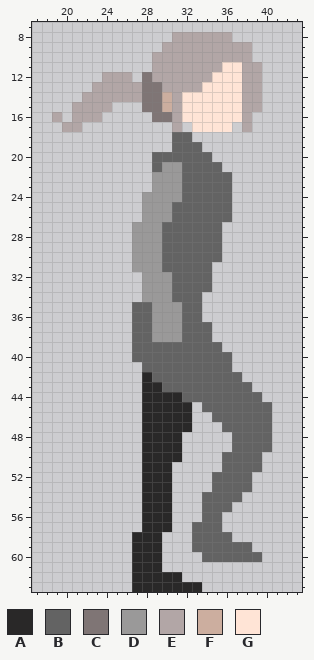
Two states of a pixel-art sprite, witchhunt/sprites/sp_witch_stand_right/78257136-cb6f-41fe-8560-b580d6820c25.png. Above is the file before it was changed.
The file is 64x64 pixels. Shown: x 17..43, y 7..63.
Palette (. is transparent): A #292828  B #636363  C #7f7575  D #9a9999  E #b2a6a6  F #ccae9f  G #ffe4d6
Pixels before, first column x 19:
 8 ............EEEEEE....
 9 ...........EEEEEEEEE..
10 ..........EEEEEEEEEE..
11 ..........EEEEEEEGGEE.
12 .....EEE.CEEEEEEGGGEE.
13 ....EEEEECCEEEEGGGGEE.
14 ...EEEEEECCFEGGGGGGEE.
15 ..EEEE...CCFEGGGGGGEE.
16 E.EEE.....CCEGGGGGGE..
17 .EE.........E.GGGG.E..
18 ............BB........
19 ............BBB.......
20 ..........BBBBBB......
21 ..........BDDBBBB.....
22 ..........DDDBBBBB....
23 ..........DDDBBBBB....
24 .........DDDDBBBBB....
25 .........DDDBBBBBB....
26 .........DDDBBBBBB....
27 ........DDDBBBBBB.....
28 ........DDDBBBBBB.....
29 ........DDDBBBBBB.....
30 ........DDDBBBBBB.....
31 ........DDDBBBBB......
32 .........DDDBBBB......
33 .........DDDBBBB......
34 .........DDDBBB.......
35 ........BBDDDBB.......
36 ........BBDDDBB.......
37 ........BBDDDBBB......
38 ........BBDDDBBB......
39 ........BBBBBBBBB.....
40 ........BBBBBBBBBB....
41 .........BBBBBBBBB....
42 .........ABBBBBBBBB...
43 .........AABBBBBBBBB..
44 .........AAAABBBBBBBB.
45 .........AAAAA.BBBBBBB
46 .........AAAAA..BBBBBB
47 .........AAAAA...BBBBB
48 .........AAAA.....BBBB
49 .........AAAA.....BBBB
50 .........AAAA....BBBB.
51 .........AAA.....BBBB.
52 .........AAA....BBBB..
53 .........AAA....BBBB..
54 .........AAA...BBBB...
55 .........AAA...BBB....
56 .........AAA...BB.....
57 .........AAA..BBB.....
58 ........AAA...BBBB....
59 ........AAA...BBBBBB..
60 ........AAA....BBBBBB.
61 ........AAA...........
62 ........AAAAA.........
63 ........AAAAAAA.......
The result:
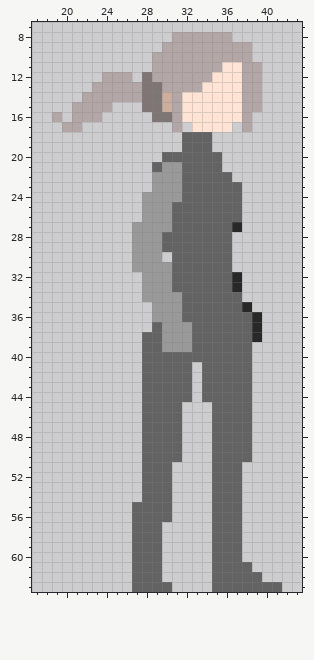
Difference:
y 18: x 31 B -> .; x 33..34 .. -> BB
y 19: x 31 B -> .; x 34 . -> B
y 20: x 29 B -> .; x 35 . -> B
y 23..26: x 37 . -> B
y 27: x 30 B -> D; x 36..37 .. -> BA
y 28..29: x 36 . -> B
y 30: x 30 B -> .; x 36 . -> B
y 31: x 30 B -> D; x 35..36 .. -> BB
y 32..33: x 35..37 ... -> BBA
y 34: x 31 B -> D; x 34..37 .... -> BBBB
y 35: x 27..28 BB -> ..; x 34..38 ..... -> BBBBA
y 36: x 27..28 BB -> ..; x 34..39 ...... -> BBBBBA
y 37: x 27..29 BBD -> ..B; x 32 B -> D; x 35..39 ..... -> BBBBA
y 38: x 27 B -> .; x 29 D -> B; x 32 B -> D; x 35..39 ..... -> BBBBA
y 39: x 27 B -> .; x 30..32 BBB -> DDD; x 36..38 ... -> BBB
y 40: x 27 B -> .; x 37..38 .. -> BB
y 41: x 33 B -> .; x 37..38 .. -> BB
y 42: x 28 A -> B; x 33 B -> .; x 38 . -> B
y 43: x 28..29 AA -> BB; x 33 B -> .
y 44: x 28..31 AAAA -> BBBB; x 33 B -> .; x 39 B -> .
y 45: x 28..32 AAAAA -> BBBB.; x 34 B -> .; x 39..40 BB -> ..
y 46: x 28..32 AAAAA -> BBBB.; x 39..40 BB -> ..
y 47: x 28..32 AAAAA -> BBBB.; x 35 . -> B; x 39..40 BB -> ..
y 48..49: x 28..31 AAAA -> BBBB; x 35..36 .. -> BB; x 39..40 BB -> ..
y 50: x 28..31 AAAA -> BBBB; x 35 . -> B; x 39 B -> .
y 51: x 28..30 AAA -> BBB; x 35 . -> B; x 38..39 BB -> ..
y 52..53: x 28..30 AAA -> BBB; x 38 B -> .
y 54: x 28..30 AAA -> BBB; x 34 B -> .
y 55: x 27..30 .AAA -> BBBB; x 34 B -> .; x 37 . -> B
y 56: x 27..30 .AAA -> BBBB; x 34 B -> .; x 36..37 .. -> BB
y 57: x 27..30 .AAA -> BBB.; x 33..34 BB -> ..; x 36..37 .. -> BB
y 58: x 27..29 AAA -> BBB; x 33..34 BB -> ..; x 37 . -> B
y 59: x 27..29 AAA -> BBB; x 33..34 BB -> ..; x 38 B -> .
y 60: x 27..29 AAA -> BBB; x 34 B -> .; x 38..39 BB -> ..
y 61: x 27..29 AAA -> BBB; x 35..38 .... -> BBBB
y 62: x 27..31 AAAAA -> BBB..; x 35..39 ..... -> BBBBB
y 63: x 27..33 AAAAAAA -> BBBB...; x 35..41 ....... -> BBBBBBB
Boxes around the changes in both pictures, in picture pixels (x1, y1, x2, y2):
changed: (132, 132, 282, 592)
